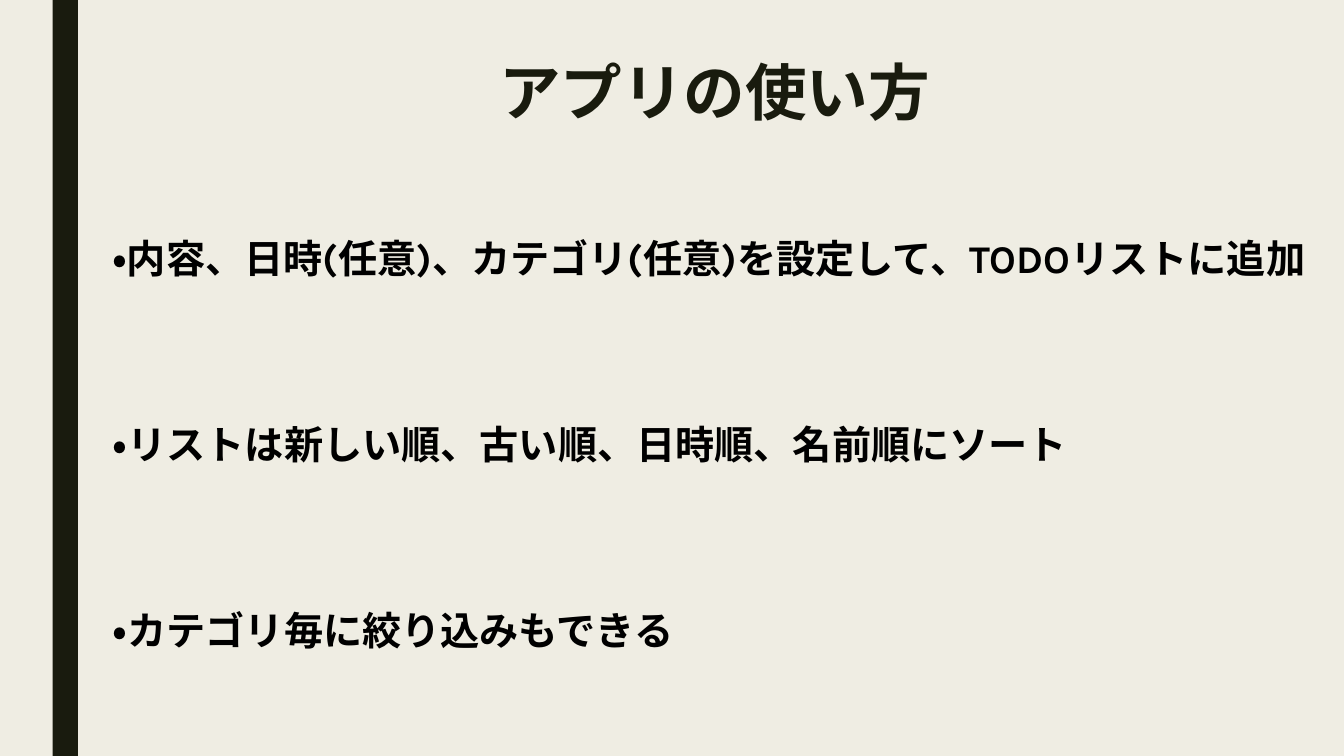
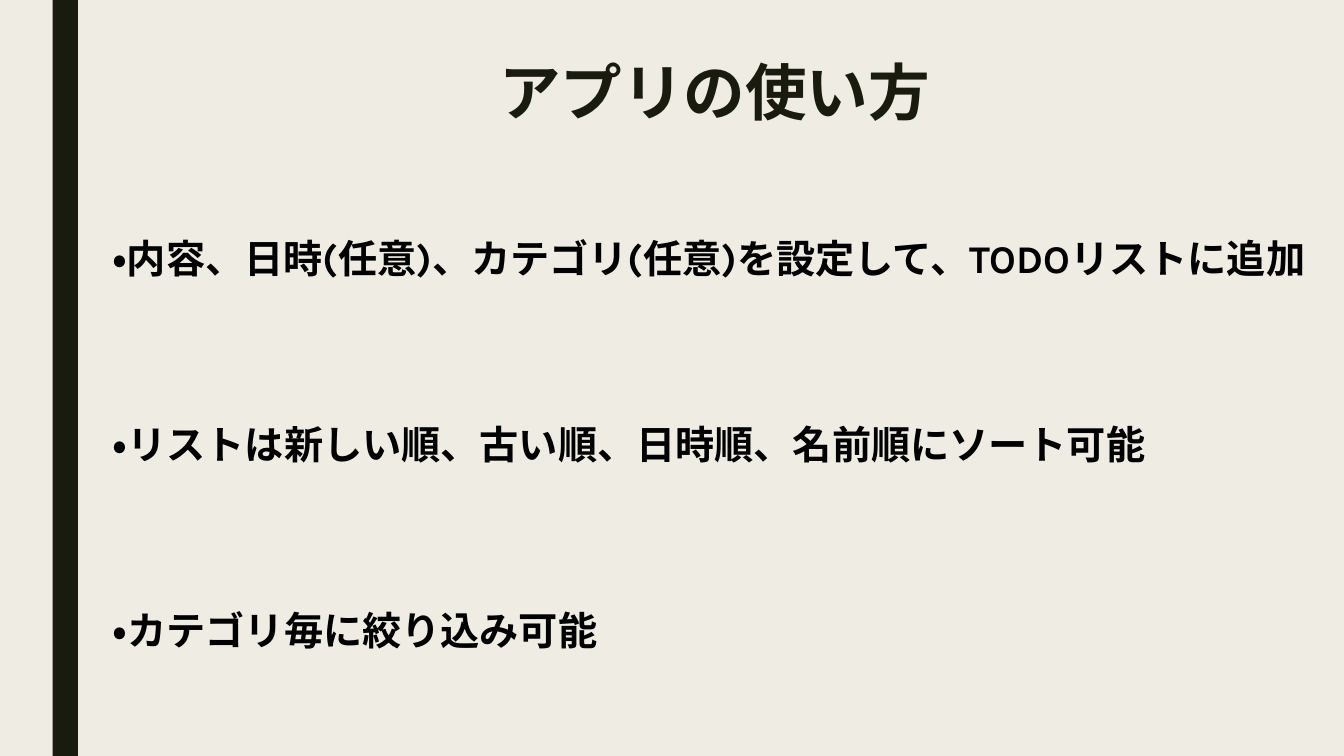
Before and after one commit to utaryu0520/mobile_utagawa2, a slide deck: slide 5 of モバイル授業_todoリスト.pptx (slide 6 before the commit). Drawn at 1344x756 pixels with LibreOffice and Linux fonts; fonts in the diff are those of the drawing. Boxes give left, top, right and bottom in pixels: in the first picture for what was removed or moved away, otherwise in the second. Text is boxed around its words. In the diff, an @@ line names an element or a change of style, - is before the commit and + after.

```diff
--- a/モバイル授業_todoリスト.pptx
+++ b/モバイル授業_todoリスト.pptx
@@ text at [113,425,1146,463]: text changed @@
-・リストは新しい順、古い順、日時順、名前順にソート
+・リストは新しい順、古い順、日時順、名前順にソート可能
@@ text at [113,611,598,649]: text changed @@
-・カテゴリ毎に絞り込みもできる
+・カテゴリ毎に絞り込み可能
```
Also in this commit, not shown: 4 other slides changed, 1 other file.
